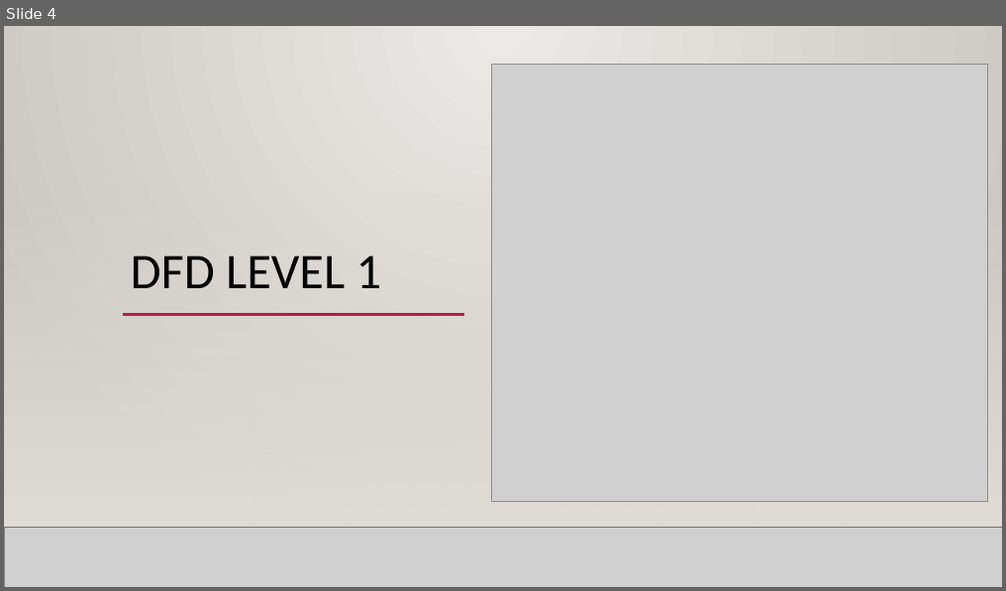
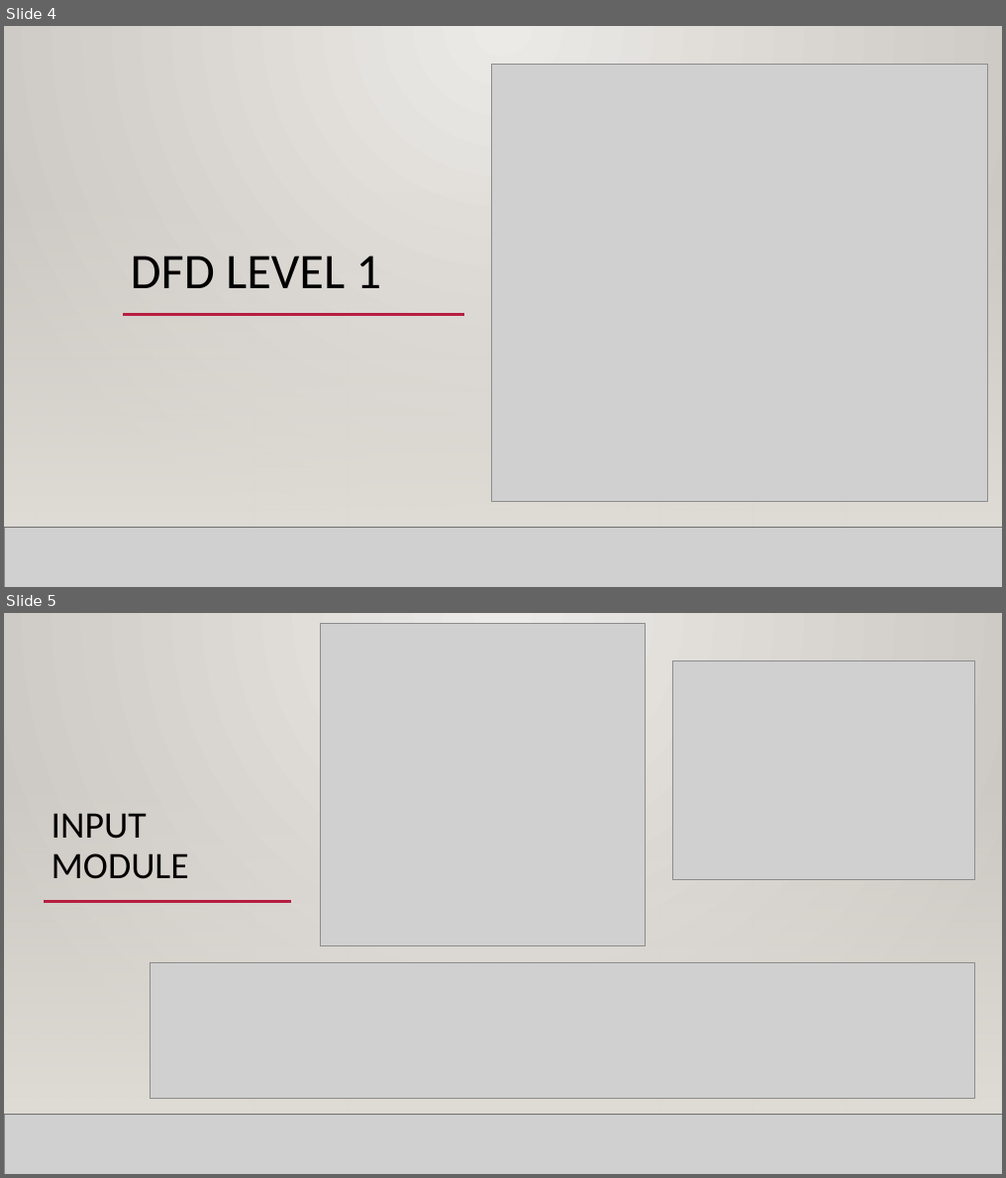
Before and after one commit to Ssumday/Solvedoku, a slide deck: Presentation .pptx. Shown one above the other, each under a label of ours: slide 4 before the commit, slides 4 and 5 after it. The pictures are 1006x591 and 1006x1178 pixels, drawn with LibreOffice and Linux fonts; fonts in the diff are those of the drawing; grey boxes stand for pictures; background and template pictures are left out. Boxes give left, top, right and bottom in pixels: in the first picture for what was removed or moved away, otherwise in the second. Text is boxed around its words. In the diff, an @@ line names an element or a change of style, - is before the commit and + after.

Commit message:
PR Module PP Added

```diff
--- a/Presentation .pptx
+++ b/Presentation .pptx
@@ slide 5 added at [4,613,1002,1174], background gradient #ECEAE7 to #CAC7C1; not listed: 3 template elements that a slide beside it also shows @@
@@ rectangle added at [4,613,1002,1174], fill gradient #ECEAE7 to #CAC7C1 @@
@@ picture added at [320,624,645,947] @@
@@ picture added at [672,661,975,879] @@
@@ rectangle added at [4,778,1002,1115], fill gradient #DFDBD5 @@
@@ rectangle added at [4,778,1002,1115], fill gradient #DFDBD5 @@
@@ title added at [52,813,189,879], 36 pt, text #000000 @@
+INPUT MODULE
@@ line added from (44, 902) to (291, 902), #B71E42 2.5 pt @@
@@ line added from (202, 902) to (909, 902), #B71E42 2.5 pt @@
@@ picture added at [150,962,975,1099] @@
@@ line added from (4, 1115) to (1002, 1115), #000001 1 pt @@
@@ picture added at [4,1115,1002,1174] @@
@@ line added from (4, 1115) to (1002, 1115), #000001 1 pt @@
```
Also in this commit, not shown: 3 other slides added, 2 other files.
